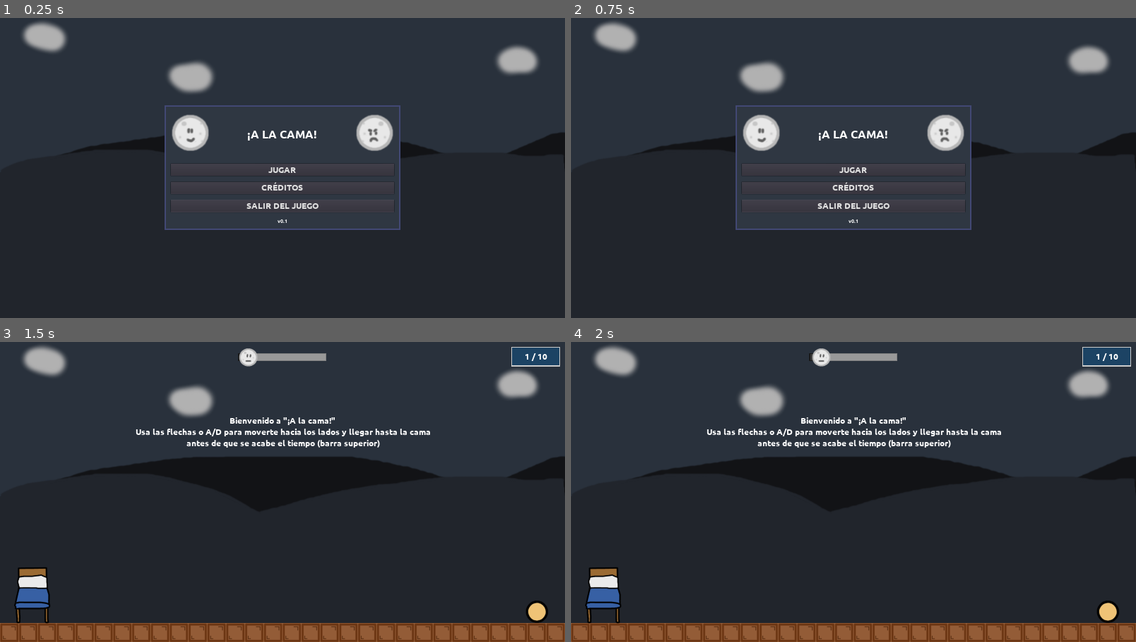
Above: before the commit, frames 1-4 (two rows, left to right).
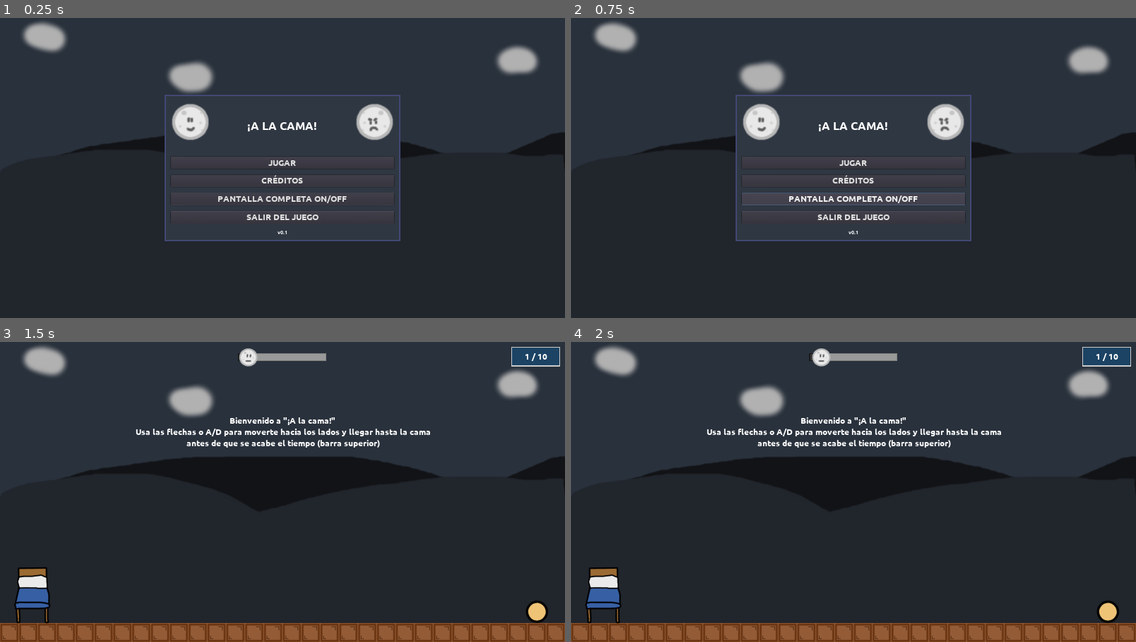
Above: after the commit, the same moments.

Repository: moisesjbc/a-la-cama
Game: Godot game, scene res://gui/menus/main_menu/main_menu.tscn
The game is run twice, just before and just after one commit, with the same random seed, the same clock (stepped at 60 frames per second) and the same inputs.
Inputs (mouse positions are in pixels of both pictures, inside the frame that each line leads up to):
- Up to frame 1 (0.25 s): no input
- Up to frame 2 (0.75 s): click (853, 198) at 0.5 s, where only the run after the commit has a clickable "PANTALLA COMPLETA ON/OFF"
- Up to frame 3 (1.5 s): click "JUGAR" at 1.25 s
- Up to frame 4 (2 s): no input

The runs differ from the first frame. In frame 1, 3.7% of the frame differs, in the area x 29-71%, y 25-75%; in frame 2, 3.9%; in frame 3, nothing differs; in frame 4, nothing differs.

Commit message:
Add fullscreen button to main menu

Diff:
--- a/godot-project/gui/menus/main_menu/main_menu.gd
+++ b/godot-project/gui/menus/main_menu/main_menu.gd
@@ -15,3 +15,7 @@
 
 func _on_credits_menu_pressed():
 	get_tree().change_scene("res://gui/menus/credits_menu/credits_menu.tscn")
+
+
+func _on_fullscreen_button_pressed():
+	OS.window_fullscreen = !OS.window_fullscreen
--- a/godot-project/gui/menus/main_menu/main_menu.tscn
+++ b/godot-project/gui/menus/main_menu/main_menu.tscn
@@ -23,10 +23,10 @@
 
 [node name="menu_panel" type="Panel" parent="center_container"]
 margin_left = 560.0
-margin_top = 299.0
+margin_top = 262.0
 margin_right = 1360.0
-margin_bottom = 724.0
-rect_min_size = Vector2( 800, 425 )
+margin_bottom = 762.0
+rect_min_size = Vector2( 800, 500 )
 custom_styles/panel = ExtResource( 6 )
 
 [node name="margin_container" type="MarginContainer" parent="center_container/menu_panel"]
@@ -41,7 +41,7 @@
 margin_left = 20.0
 margin_top = 20.0
 margin_right = 780.0
-margin_bottom = 405.0
+margin_bottom = 480.0
 custom_constants/separation = 20
 
 [node name="moon" type="Sprite" parent="center_container/menu_panel/margin_container/vbox_container"]
@@ -56,7 +56,7 @@
 
 [node name="title" type="Label" parent="center_container/menu_panel/margin_container/vbox_container"]
 margin_right = 760.0
-margin_bottom = 164.0
+margin_bottom = 179.0
 size_flags_vertical = 3
 custom_fonts/font = ExtResource( 1 )
 text = "¡A LA CAMA!"
@@ -64,27 +64,33 @@
 valign = 1
 
 [node name="play_button" parent="center_container/menu_panel/margin_container/vbox_container" instance=ExtResource( 2 )]
-margin_top = 184.0
+margin_top = 199.0
 margin_right = 760.0
-margin_bottom = 224.0
+margin_bottom = 239.0
 text = "JUGAR"
 
 [node name="credits_menu" parent="center_container/menu_panel/margin_container/vbox_container" instance=ExtResource( 2 )]
-margin_top = 244.0
+margin_top = 259.0
 margin_right = 760.0
-margin_bottom = 284.0
+margin_bottom = 299.0
 text = "CRÉDITOS"
 
+[node name="fullscreen_button" parent="center_container/menu_panel/margin_container/vbox_container" instance=ExtResource( 2 )]
+margin_top = 319.0
+margin_right = 760.0
+margin_bottom = 359.0
+text = "PANTALLA COMPLETA ON/OFF"
+
 [node name="exit_button" parent="center_container/menu_panel/margin_container/vbox_container" instance=ExtResource( 2 )]
-margin_top = 304.0
+margin_top = 379.0
 margin_right = 760.0
-margin_bottom = 344.0
+margin_bottom = 419.0
 text = "SALIR DEL JUEGO"
 
 [node name="version" type="Label" parent="center_container/menu_panel/margin_container/vbox_container"]
-margin_top = 364.0
+margin_top = 439.0
 margin_right = 760.0
-margin_bottom = 385.0
+margin_bottom = 460.0
 custom_fonts/font = SubResource( 1 )
 text = "v0.1"
 align = 1
@@ -92,4 +98,5 @@
 
 [connection signal="pressed" from="center_container/menu_panel/margin_container/vbox_container/play_button" to="." method="_on_play_button_pressed"]
 [connection signal="pressed" from="center_container/menu_panel/margin_container/vbox_container/credits_menu" to="." method="_on_credits_menu_pressed"]
+[connection signal="pressed" from="center_container/menu_panel/margin_container/vbox_container/fullscreen_button" to="." method="_on_fullscreen_button_pressed"]
 [connection signal="pressed" from="center_container/menu_panel/margin_container/vbox_container/exit_button" to="." method="_on_exit_button_pressed"]
